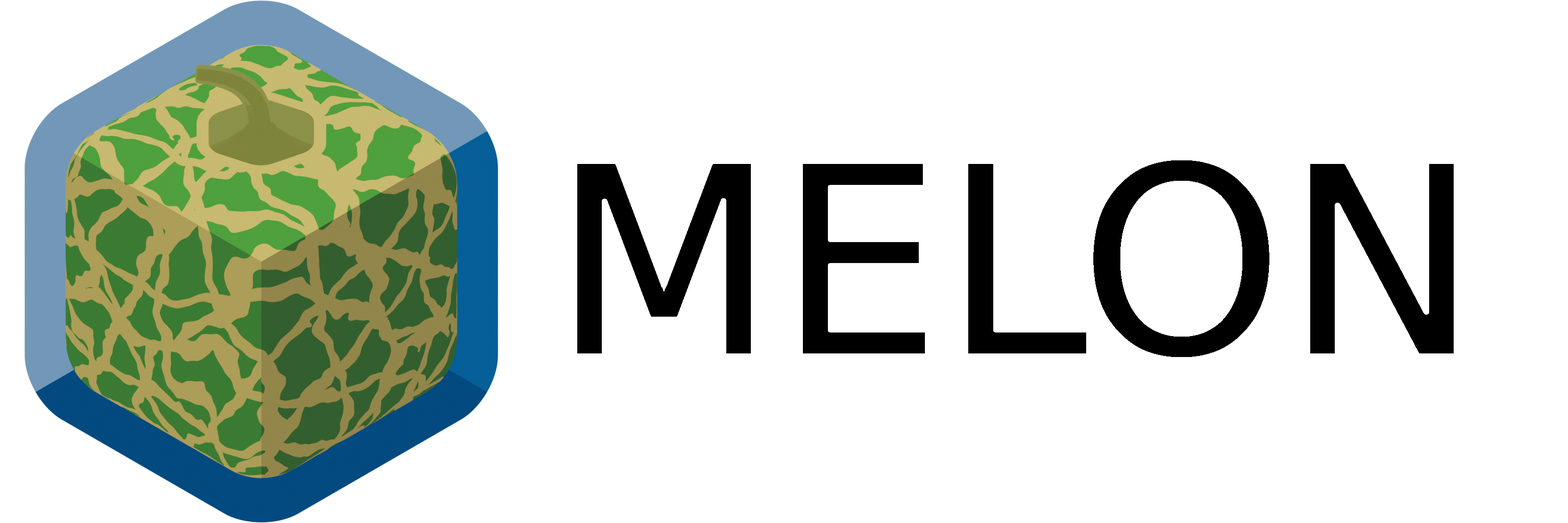
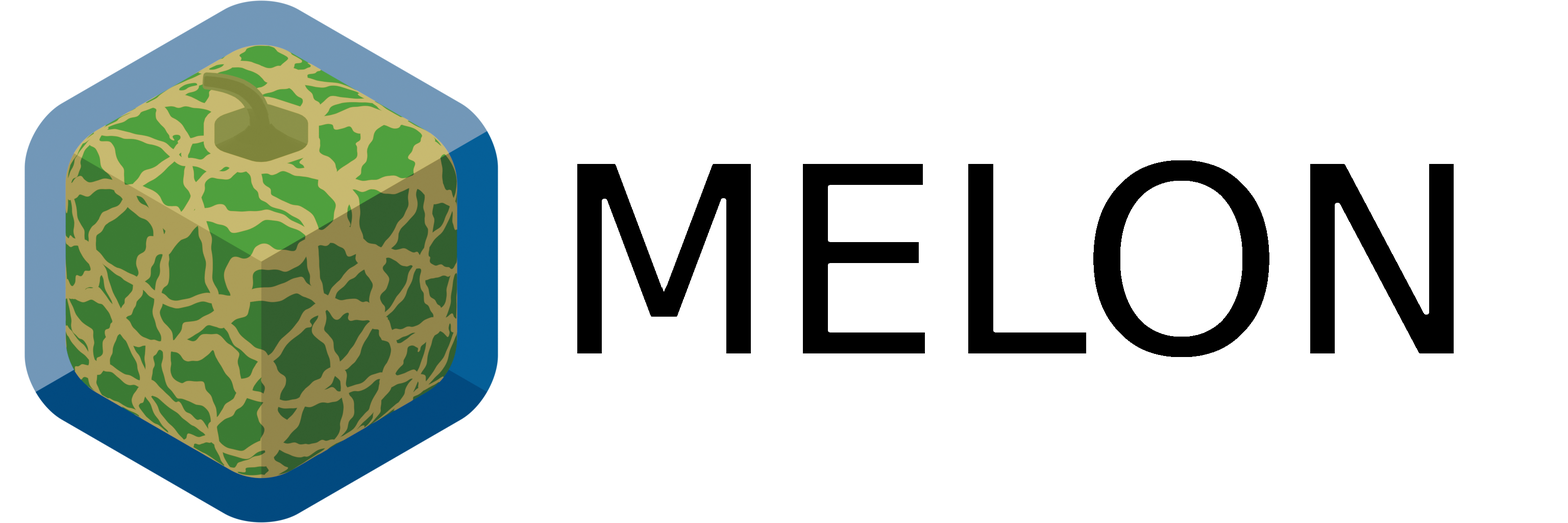
Revision of a layered 1568 x 523 image; what changed, layer by layer:
renamed "melon_2.png" to "melon.png", painted on it over [194, 64, 327, 173]